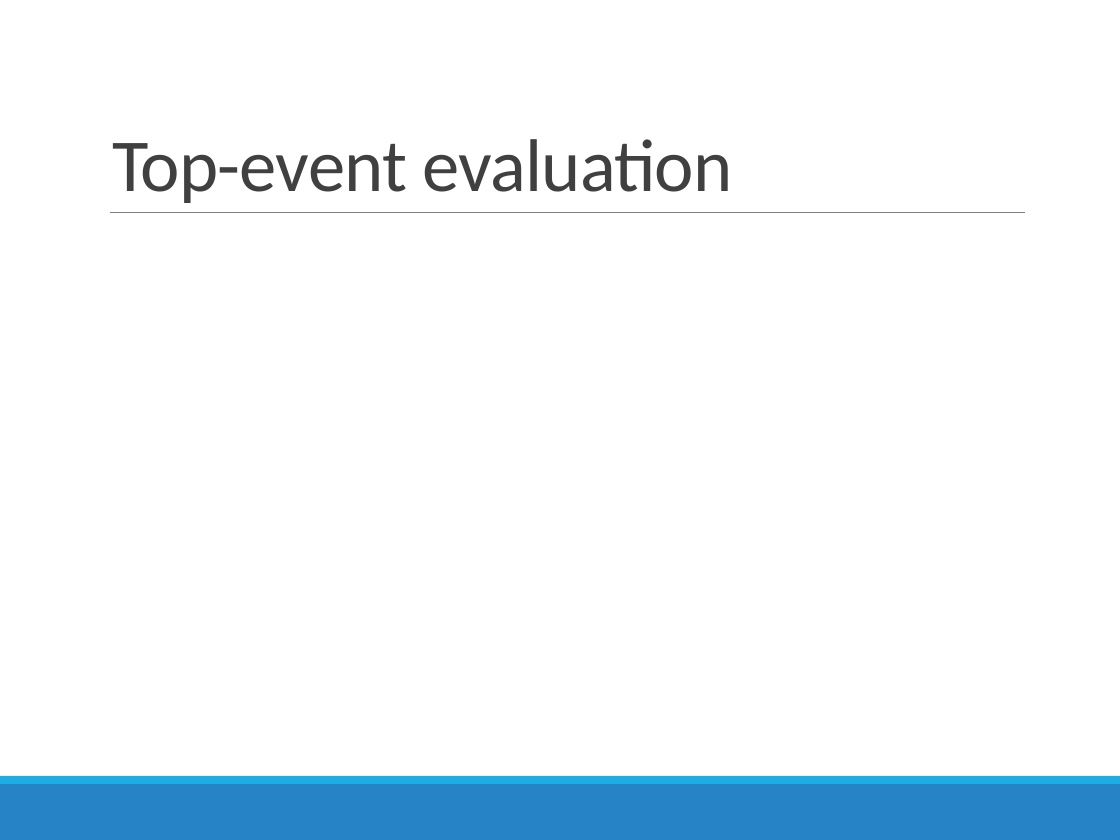
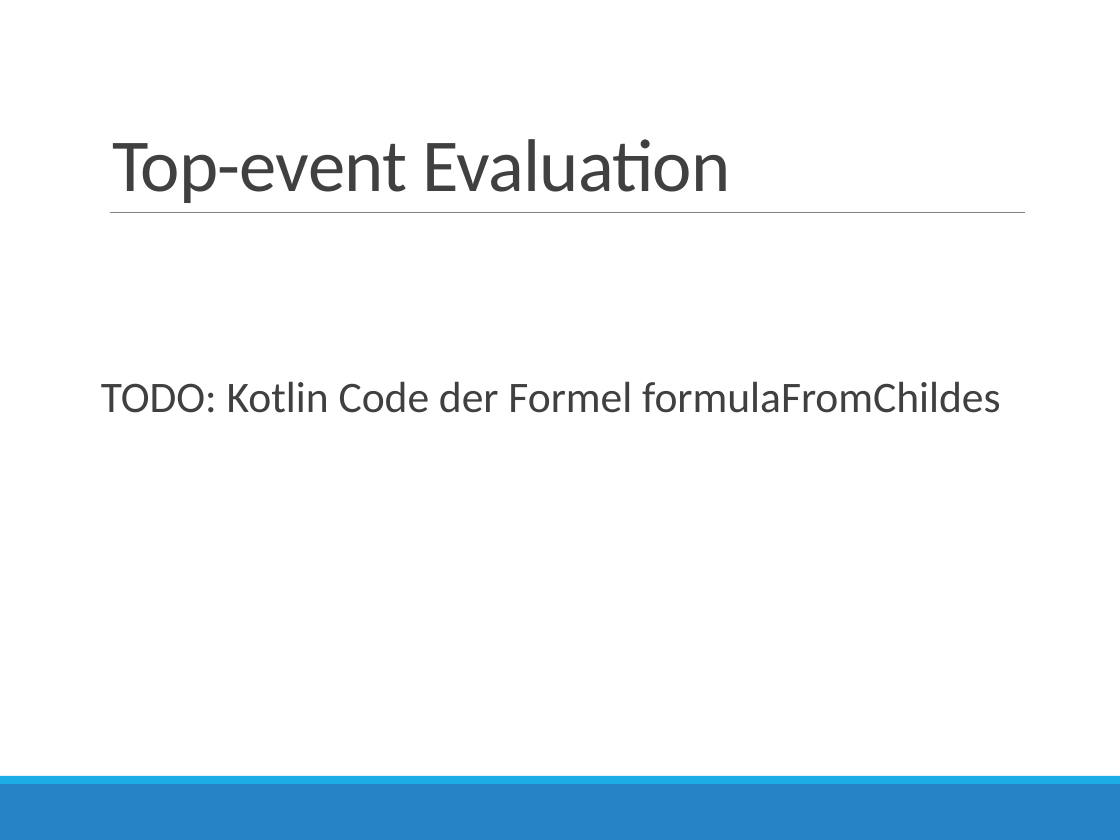
Before and after one commit to AndreMann90/fart_fssd, a slide deck: slide 7 of doc/Programmier-Projekt-Praesi.pptx (slide 6 before the commit). Drawn at 1120x840 pixels with LibreOffice and Linux fonts; fonts in the diff are those of the drawing. Boxes give left, top, right and bottom in pixels: in the first picture for what was removed or moved away, otherwise in the second. Text is boxed around its words. In the diff, an @@ line names an element or a change of style, - is before the commit and + after.

```diff
--- a/doc/Programmier-Projekt-Praesi.pptx
+++ b/doc/Programmier-Projekt-Praesi.pptx
@@ title at [112, 139, 731, 203]: text changed @@
-Top-event evaluation
+Top-event Evaluation
@@ text added at [101, 381, 1000, 413], 28 pt, text #404040 @@
+TODO: Kotlin Code der Formel formulaFromChildes
```
Also in this commit, not shown: 5 other slides changed, 2 slides added, 1 slide removed.
